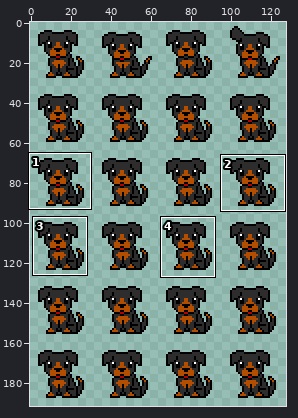
One commit to this sprite sheet: assets/sprites/virtual_pet_sprite_sheet128x192.png. The picture above shows the old version from afar; the outline marks the close-up.
Close-up. As it was:
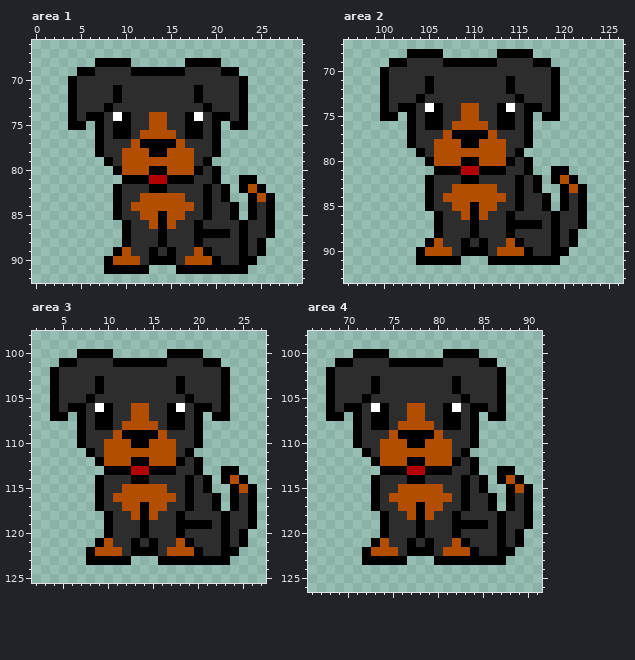
The file is 128x192 pixels. Shown: area 1: x 0..29, y 66..92; area 2: x 96..126, y 67..93; area 3: x 2..27, y 98..125; area 4: x 66..91, y 98..126. The commit also changed other parts of the picture, which this record leaves out.
The result:
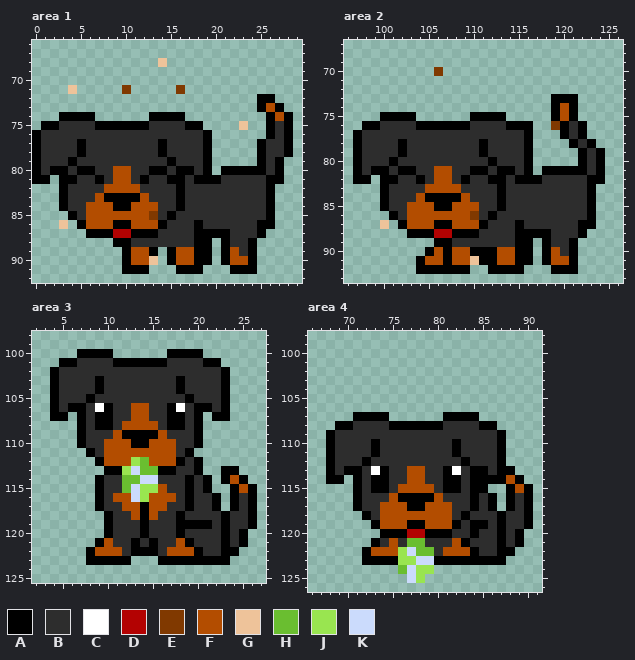
Palette (. is transparent): A #000000  B #2d2d2d  C #ffffff  D #b30202  E #803900  F #b34d00  G #eec39a  H #6abe30  J #99e550  K #cbdbfc
Change:
--- area 1
@@ x 0..29 @@
 67 ..............................
-68 .......AAAA......AAAA.........
-69 .....AABBBBAAAAAABBBBAA.......
-70 ....ABBBBBBBBBBBBBBBBBBA......
-71 ....ABBBBABBBBBBBBABBBBA......
-72 ....ABBBBABBBBBBBBABBBBA......
-73 ....ABBBABBBBBBBBBBABBBA......
-74 ....ABAABCABBFFBBACBAABA......
-75 ....AA.ABAABBFFBBAABA.AA......
-76 .......ABAABFFFFBAABA.........
-77 .......ABBBFAAAAFBBBA.........
-78 .......ABBFFFAAFFFBBA.........
-79 ........ABFFFFFFFFBA..........
-80 .........AFFFAAFFFABA.........
-81 ..........AAADDAAABBA..AA.....
-82 .........ABBBAABBBBABA.AFA....
-83 .........ABBFFFFFBBABA..AFA...
-84 .........ABFFFFFFFBABBA.ABA...
-85 .........ABBFFAFFBBABBA.ABA...
-86 ..........ABBFAFBBABBBBABBA...
-87 ..........ABBBABBBAAAABABBA...
-88 ..........ABBBABBBABBBBABA....
-89 .........AFBBABABBFABBBABA....
-90 ........AFFFBAAABFFFABBAA.....
-91 ........AAAAA...AAAAAAAA......
+68 ..............G...............
+69 ..............................
+70 ..............................
+71 ....G.....E.....E.............
+72 .........................AA...
+73 .........................AFA..
+74 ...AAAA......AAAA.........AFA.
+75 .AABBBBAAAAAABBBBAA....G..ABA.
+76 ABBBBBBBBBBBBBBBBBBA......ABA.
+77 ABBBBABBBBBBBBABBBBA.....ABBA.
+78 ABBBBABBBBBBBBABBBBA.....ABBA.
+79 ABBBABBBBBBBBBBABBBA.....ABA..
+80 ABAABAABBFFBBAABAABA.AAAAABA..
+81 AA.AABBABFFBABBAABAAABBBBBAA..
+82 ...ABBBBFFFFBBBBABBBBBBBBBA...
+83 ...ABBBFAAAAFBBBABBBBBBBBBA...
+84 ...ABBFFFAAFFFBBABBBBBBBBBA...
+85 ....ABFFFFFFFEBABBBBBBBBBBA...
+86 ...G.AFFFAAFFFABBBABBBBBBAA...
+87 ......AAADDAAABBBBAAAABBBA....
+88 .........AABBBBBBBAA.ABBA.....
+89 ..........AFFA.AFFAA.AFBA.....
+90 ..........AFFG.AFFAA.AFFA.....
+91 ..........AAA...AAA...AAA.....
 92 ..............................
--- area 2
@@ x 96..126 @@
 67 ...............................
-68 .......AAAA......AAAA..........
-69 .....AABBBBAAAAAABBBBAA........
-70 ....ABBBBBBBBBBBBBBBBBBA.......
-71 ....ABBBBABBBBBBBBABBBBA.......
-72 ....ABBBBABBBBBBBBABBBBA.......
-73 ....ABBBABBBBBBBBBBABBBA.......
-74 ....ABAABCABBFFBBACBAABA.......
-75 ....AA.ABAABBFFBBAABA.AA.......
-76 .......ABAABFFFFBAABA..........
-77 .......ABBBFAAAAFBBBA..........
-78 .......ABBFFFAAFFFBBA..........
-79 ........ABFFFFFFFFBA...........
-80 .........AFFFAAFFFABA..........
-81 ..........AAADDAAABBA..AA......
-82 .........ABBBAABBBBABA.AFA.....
-83 .........ABBFFFFFBBABA..AFA....
-84 .........ABFFFFFFFBABBA.ABA....
-85 .........ABBFFAFFBBABBA.ABA....
-86 ..........ABBFAFBBABBBBABBA....
-87 ..........ABBBABBBAAAABABBA....
-88 ..........ABBBABBBABBBBABA.....
-89 .........AFBBABABBFABBBABA.....
-90 ........AFFFBAAABFFFABBAA......
-91 ........AAAAA...AAAAAAAA.......
-92 ...............................
+68 ...............................
+69 ...............................
+70 ..........E....................
+71 ...............................
+72 ...............................
+73 .......................AAA.....
+74 .......................AFA.....
+75 ....AAAA......AAAA.....AFA.....
+76 ..AABBBBAAAAAABBBBAAA..EABA....
+77 .ABBBBBBBBBBBBBBBBBBA...ABA....
+78 .ABBBBABBBBBBBBABBBBA....ABA...
+79 .ABBBBABBBBBBBBABBBBA.....ABA..
+80 .ABBBABBBBBBBBBBABBBA.....ABA..
+81 .ABAABAABBFFBBAABAABA.AAAAABA..
+82 .AA.AABBABFFBABBAABAAABBBBBAA..
+83 ....ABBBBFFFFBBBBABBBBBBBBBA...
+84 ....ABBBFAAAAFBBBABBBBBBBBBA...
+85 ....ABBFFFAAFFFBBABBBBBBBBBA...
+86 .....ABFFFFFFFEBABBBBBBBBBBA...
+87 ....G.AFFFAAFFFABBBABBBBBBAA...
+88 .......AAADDAAABBBBAAAABBBA....
+89 ..........AABBBBBBBAA.ABBA.....
+90 .........AFAFFAAAFFAA.AFBA.....
+91 ........AFFAFFGAAFFAA.AFFA.....
+92 ........AAAAAA..AAAA...AAA.....
 93 ...............................
--- area 3
@@ x 10..17 @@
 111 FFFFFFFF
-112 FFFAAFFF
-113 AAADDAAA
-114 BBBAABBB
-115 BBFFFFFB
-116 BFFFFFFF
+112 FFFJHFFF
+113 AAJKHHAA
+114 BBHHKKBB
+115 BBHKJJFB
+116 BFFKJFFF
 117 BBFFAFFB
--- area 4
@@ x 66..91 @@
  99 ..........................
-100 .....AAAA......AAAA.......
-101 ...AABBBBAAAAAABBBBAA.....
-102 ..ABBBBBBBBBBBBBBBBBBA....
-103 ..ABBBBABBBBBBBBABBBBA....
-104 ..ABBBBABBBBBBBBABBBBA....
-105 ..ABBBABBBBBBBBBBABBBA....
-106 ..ABAABCABBFFBBACBAABA....
-107 ..AA.ABAABBFFBBAABA.AA....
-108 .....ABAABFFFFBAABA.......
-109 .....ABBBFAAAAFBBBA.......
-110 .....ABBFFFAAFFFBBA.......
-111 ......ABFFFFFFFFBA........
-112 .......AFFFAAFFFABA.......
-113 ........AAADDAAABBA..AA...
-114 .......ABBBAABBBBABA.AFA..
-115 .......ABBFFFFFBBABA..AFA.
-116 .......ABFFFFFFFBABBA.ABA.
-117 .......ABBFFAFFBBABBA.ABA.
-118 ........ABBFAFBBABBBBABBA.
-119 ........ABBBABBBAAAABABBA.
-120 ........ABBBABBBABBBBABA..
-121 .......AFBBABABBFABBBABA..
-122 ......AFFFBAAABFFFABBAA...
-123 ......AAAAA...AAAAAAAA....
-124 ..........................
-125 ..........................
+100 ..........................
+101 ..........................
+102 ..........................
+103 ..........................
+104 ..........................
+105 ..........................
+106 ..........................
+107 .....AAAA......AAAA.......
+108 ...AABBBBAAAAAABBBBAA.....
+109 ..ABBBBBBBBBBBBBBBBBBA....
+110 ..ABBBBABBBBBBBBABBBBA....
+111 ..ABBBBABBBBBBBBABBBBA....
+112 ..ABBBABBBBBBBBBBABBBA....
+113 ..ABAABCABBFFBBACBAABAA...
+114 ..AA.ABAABBFFBBAABAAAAFA..
+115 .....ABAABFFFFBAABAA..AFA.
+116 .....ABBBFAAAAFBBBABA.ABA.
+117 .....ABBFFFAAFFFBBABA.ABA.
+118 ......ABFFFFFFFFBABBBABBA.
+119 .......AFFFAAFFFABAABABBA.
+120 ........AAADDAAABBABBABA..
+121 .......ABFBHHBBBFABBBABA..
+122 ......AFFFJKHHBFFFABBAA...
+123 ......AAAAJJKKAAAAAAAA....
+124 ..........HKJJ............
+125 ...........KJ.............
 126 ..........................
Changed places in both close-ups, as pixel boxes (x1, y1, x2, y2):
changed: (32, 58, 293, 274)
changed: (353, 49, 605, 274)
changed: (122, 457, 158, 502)
changed: (326, 349, 506, 583)
